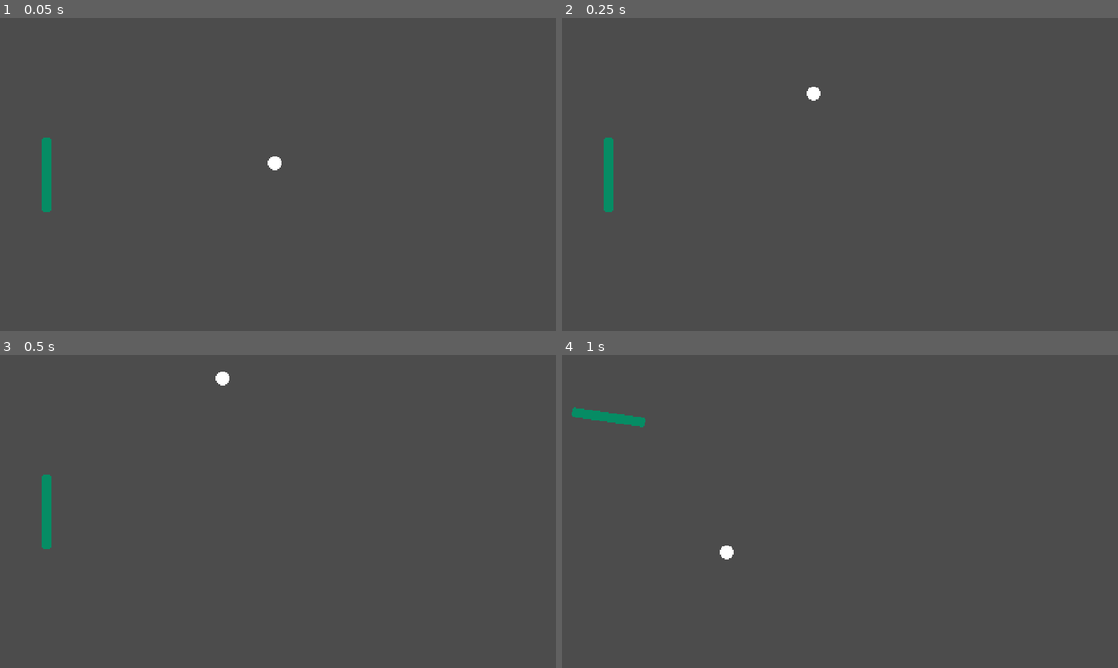
Above: before the commit, frames 1-4 (two rows, left to right).
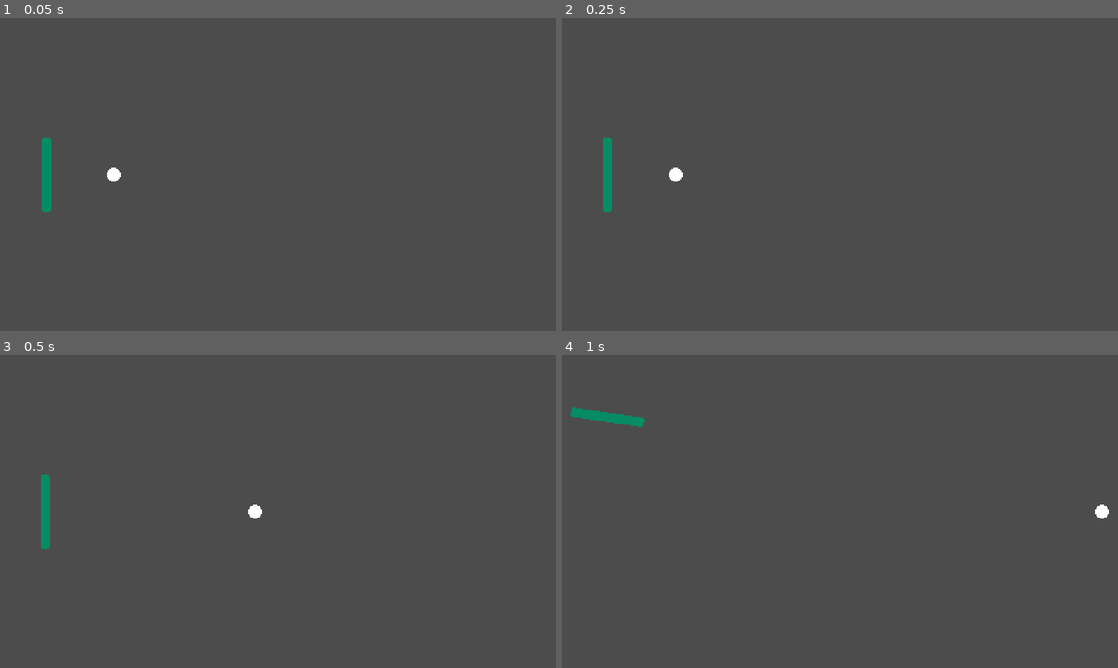
Above: after the commit, the same moments.

Repository: adatechschool/spin-spong
Game: Godot game, scene res://scenes/pong.tscn
Same seed, same stepped clock (60 frames per second), same inputs: the game is played once before the commit and once after it.
Inputs:
- Up to frame 1 (0.05 s): no input
- Up to frame 2 (0.25 s): no input
- Up to frame 3 (0.5 s): no input
- Up to frame 4 (1 s): hold Up (adriel_goes_up) from 0.53 s (still down)

The runs differ from the first frame. In frame 1, 0.2% of the frame differs, in the area x 19-51%, y 44-53%; in frame 2, 0.3%, in the area x 7-47%, y 22-62%; in frame 3, 0.3%; in frame 4, 0.2%.

Commit message:
Export and set ball max_speed value.

Diff:
--- a/scenes/ball.tscn
+++ b/scenes/ball.tscn
@@ -1,6 +1,5 @@
-[gd_scene load_steps=5 format=2]
+[gd_scene load_steps=4 format=2]
 
-[ext_resource path="res://scripts/ball.gd" type="Script" id=1]
 [ext_resource path="res://sprites/ball.png" type="Texture" id=2]
 
 [sub_resource type="PhysicsMaterial" id=1]
@@ -15,7 +14,6 @@
 mass = 0.01
 physics_material_override = SubResource( 1 )
 gravity_scale = 0.0
-script = ExtResource( 1 )
 
 [node name="hitbox" type="CollisionShape2D" parent="."]
 shape = SubResource( 2 )
--- a/scenes/pong.tscn
+++ b/scenes/pong.tscn
@@ -1,9 +1,10 @@
-[gd_scene load_steps=5 format=2]
+[gd_scene load_steps=6 format=2]
 
 [ext_resource path="res://scripts/pong.gd" type="Script" id=1]
 [ext_resource path="res://scenes/border.tscn" type="PackedScene" id=2]
 [ext_resource path="res://scenes/paddle.tscn" type="PackedScene" id=3]
 [ext_resource path="res://scenes/ball.tscn" type="PackedScene" id=4]
+[ext_resource path="res://scripts/ball.gd" type="Script" id=5]
 
 [node name="pong" type="Node"]
 script = ExtResource( 1 )
@@ -15,6 +16,7 @@
 
 [node name="ball" parent="." instance=ExtResource( 4 )]
 position = Vector2( 240, 135 )
-linear_velocity = Vector2( -100, -300 )
+linear_velocity = Vector2( -8000, 0 )
 linear_damp = 0.0
 angular_damp = 0.0
+script = ExtResource( 5 )
--- a/scripts/ball.gd
+++ b/scripts/ball.gd
@@ -1,4 +1,7 @@
 extends RigidBody2D
 
-func _process(delta):
-	pass
+export var max_speed = 500
+
+func _integrate_forces(_state):
+	if linear_velocity.length() > max_speed:
+		set_axis_velocity(linear_velocity.normalized() * max_speed)
